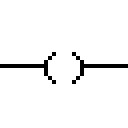
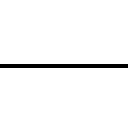
Comparing the layer stacks of the two 128x128 images. Changes:
added layer "conn" above "coil" over [48, 64, 80, 68]
hid "coil" over [44, 52, 84, 84]
